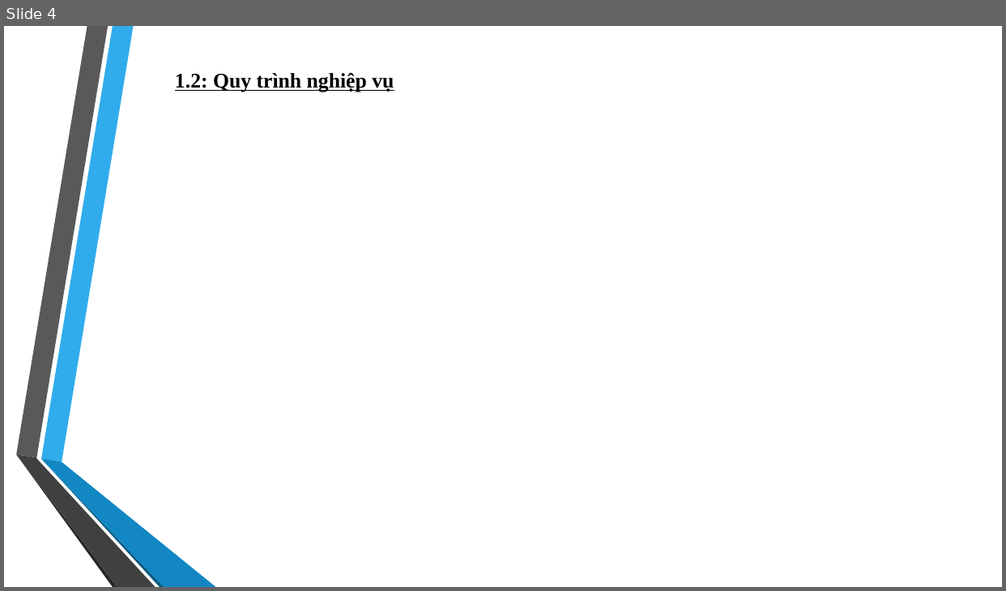
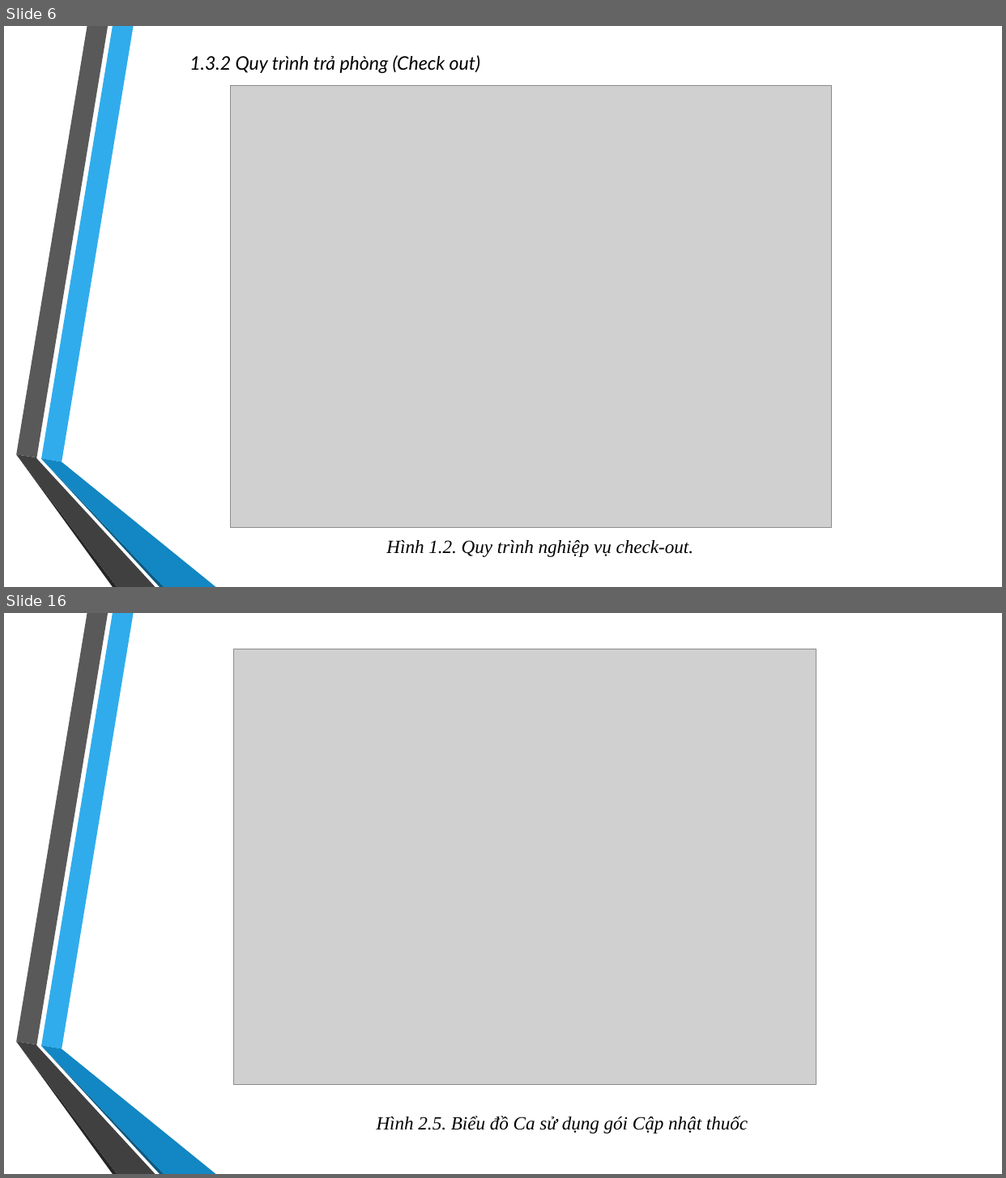
Before and after one commit to DaemonZZ/pttkht, a slide deck: QLKS.pptx. Shown one above the other, each under a label of ours: slide 4 before the commit, slides 6 and 16 after it; the slides between them are not shown. The pictures are 1006x591 and 1006x1178 pixels, drawn with LibreOffice and Linux fonts; fonts in the diff are those of the drawing; grey boxes stand for pictures; background and template pictures are left out. Boxes give left, top, right and bottom in pixels: in the first picture for what was removed or moved away, otherwise in the second. Text is boxed around its words. In the diff, an @@ line names an element or a change of style, - is before the commit and + after.

```diff
--- a/QLKS.pptx
+++ b/QLKS.pptx
@@ slide 16 added at <box>4,613,1002,1174</box>, background picture (left out); not listed: 6 template elements that a slide beside it also shows @@
@@ picture added at <box>234,649,817,1085</box> @@
@@ text added at <box>377,1116,748,1134</box>, 18 pt, text #000000, italic @@
+Hình 2.5. Biểu đồ Ca sử dụng gói Cập nhật thuốc
@@ what was slide 4 is now slide 6 @@
@@ slide 6 changed as well @@
@@ text added at <box>189,55,480,74</box>, 18 pt, text #000000, italic @@
+1.3.2 Quy trình trả phòng (Check out)
@@ picture added at <box>231,86,832,528</box> @@
@@ text at <box>386,540,693,557</box>: text changed; size 20 to 18 pt; bold off; italic on @@
-1.2: Quy trình nghiệp vụ
+Hình 1.2. Quy trình nghiệp vụ check-out.
```
Also in this commit, not shown: 5 other slides changed, 28 other slides added, 9 slides removed, 3 other files.
